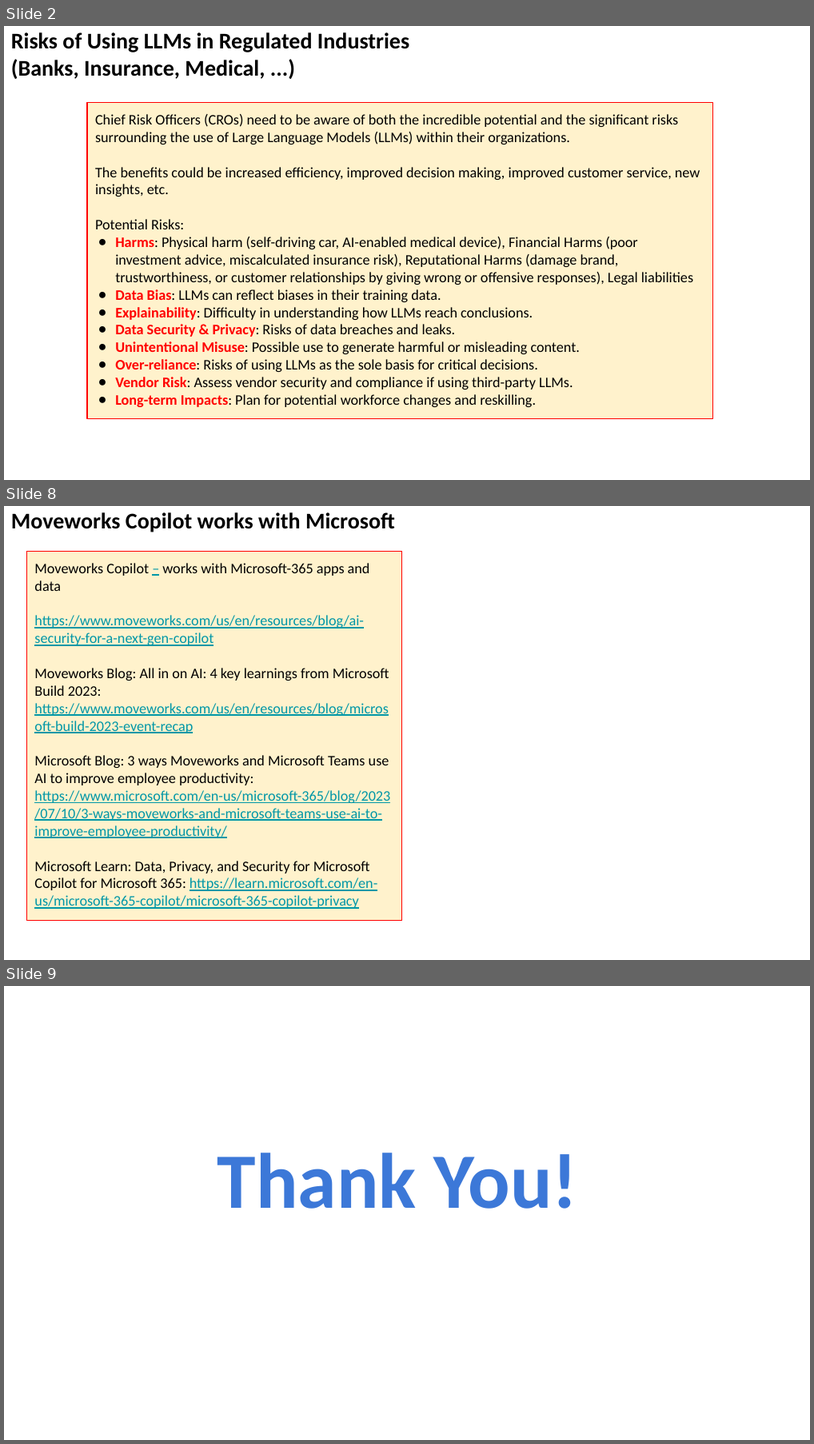
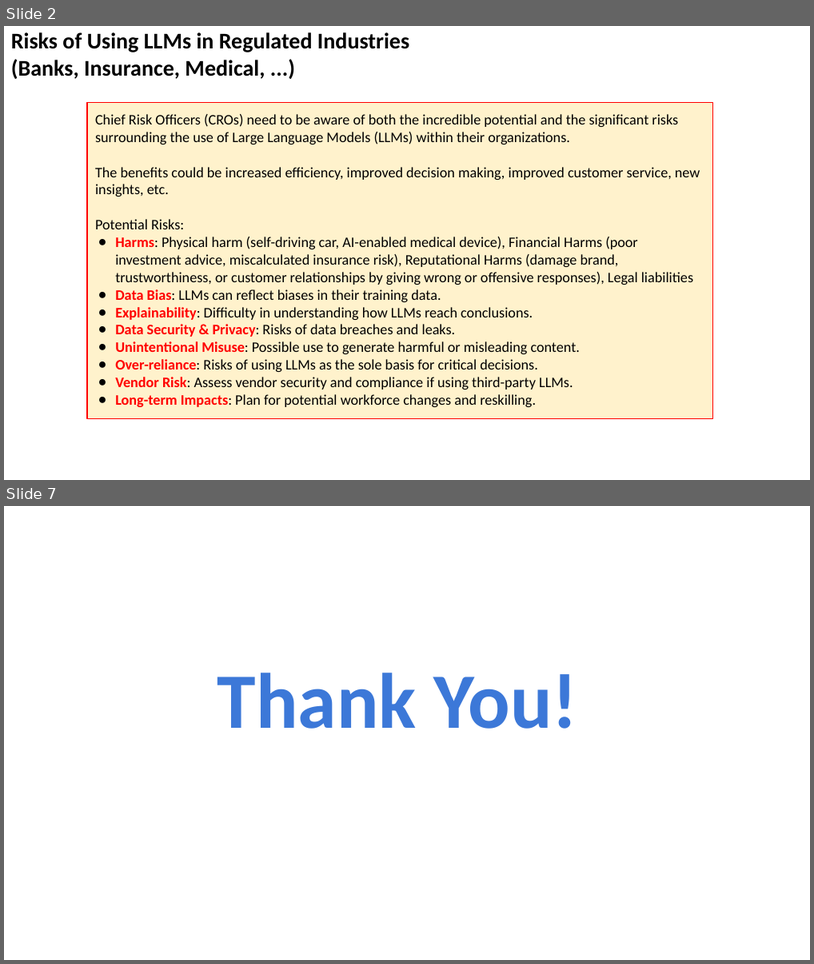
Before and after one commit to lselector/seminar, a slide deck: 2024/2024-03-01-AI-Risk.pptx. Shown one above the other, each under a label of ours: slides 2, 8 and 9 before the commit, slides 2 and 7 after it; the slides between them are not shown. The pictures are 814x1444 and 814x964 pixels, drawn with LibreOffice and Linux fonts; fonts in the diff are those of the drawing. Boxes give left, top, right and bottom in pixels: in the first picture for what was removed or moved away, otherwise in the second. Text is boxed around its words. In the diff, an @@ line names an element or a change of style, - is before the commit and + after.

```diff
--- a/2024/2024-03-01-AI-Risk.pptx
+++ b/2024/2024-03-01-AI-Risk.pptx
@@ slide 8 removed at <box>4,506,810,960</box>, background #FFFFFF @@
@@ text removed at <box>11,512,395,532</box> @@
-Moveworks Copilot works with Microsoft
@@ rectangle removed at <box>26,551,402,920</box> @@
-Moveworks Copilot – works with Microsoft-365 apps and data
-https://www.moveworks.com/us/en/resources/blog/ai-security-for-a-next-gen-copilot
-Moveworks Blog: All in on AI: 4 key learnings from Microsoft Build 2023: https://www.moveworks.com/us/en/resources/blog/microsoft-build-2023-event-recap
-Microsoft Blog: 3 ways Moveworks and Microsoft Teams use AI to improve employee productivity: https://www.microsoft.com/en-us/microsoft-365/blog/2023/07/10/3-ways-moveworks-and-microsoft-teams-use-ai-to-improve-employee-productivity/
-Microsoft Learn: Data, Privacy, and Security for Microsoft Copilot for Microsoft 365: https://learn.microsoft.com/en-us/microsoft-365-copilot/microsoft-365-copilot-privacy
@@ what was slide 9 is now slide 7 @@
```
Also in this commit, not shown: 4 slides changed, 1 other slide removed.
